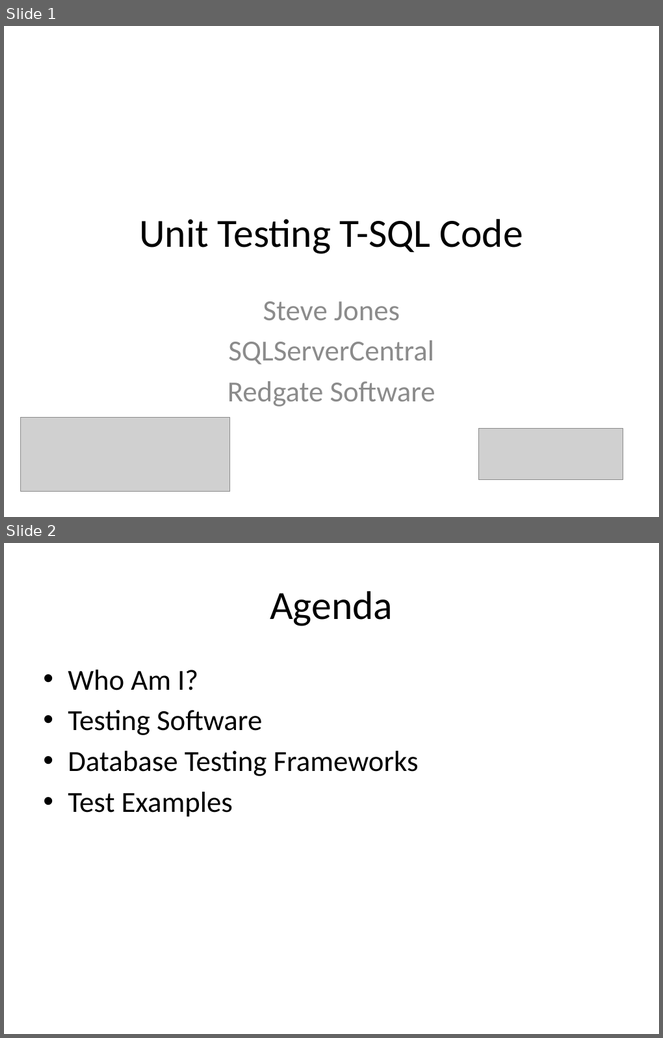
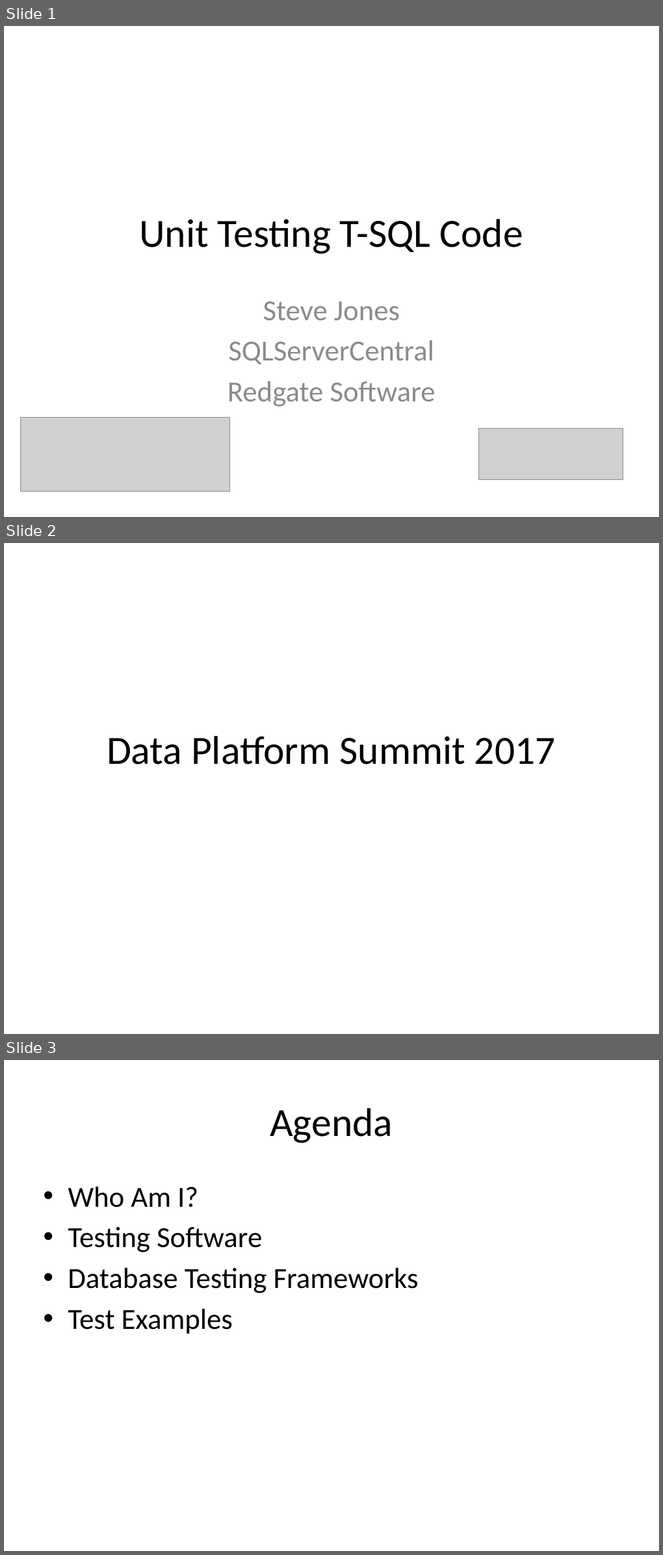
Before and after one commit to way0utwest/UnitTestingTSQL, a slide deck: UnitTestingTSQL.pptx. Shown one above the other, each under a label of ours: slides 1 and 2 before the commit, slides 1, 2 and 3 after it. The pictures are 663x1038 and 663x1555 pixels, drawn with LibreOffice and Linux fonts; fonts in the diff are those of the drawing; grey boxes stand for pictures. Boxes give left, top, right and bottom in pixels: in the first picture for what was removed or moved away, otherwise in the second. Text is boxed around its words. In the diff, an @@ line names an element or a change of style, - is before the commit and + after.

Commit message:
Added DPS slide placeholder

```diff
--- a/UnitTestingTSQL.pptx
+++ b/UnitTestingTSQL.pptx
@@ slide 2 added at [4,543,659,1034], background #FFFFFF @@
@@ title added at [107,736,556,765], 44 pt, text #000000 @@
+Data Platform Summit 2017
@@ what was slide 2 is now slide 3 @@
```
